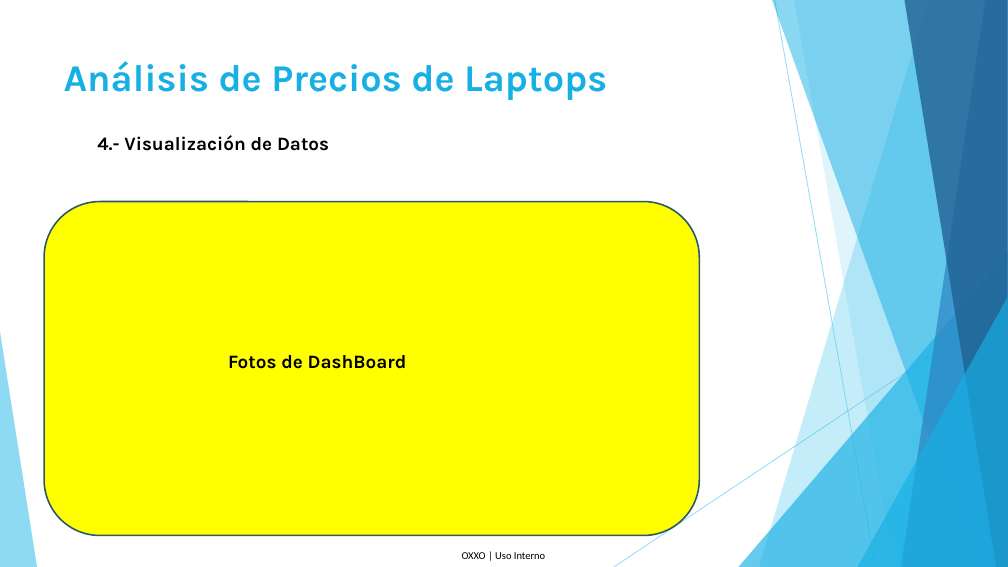
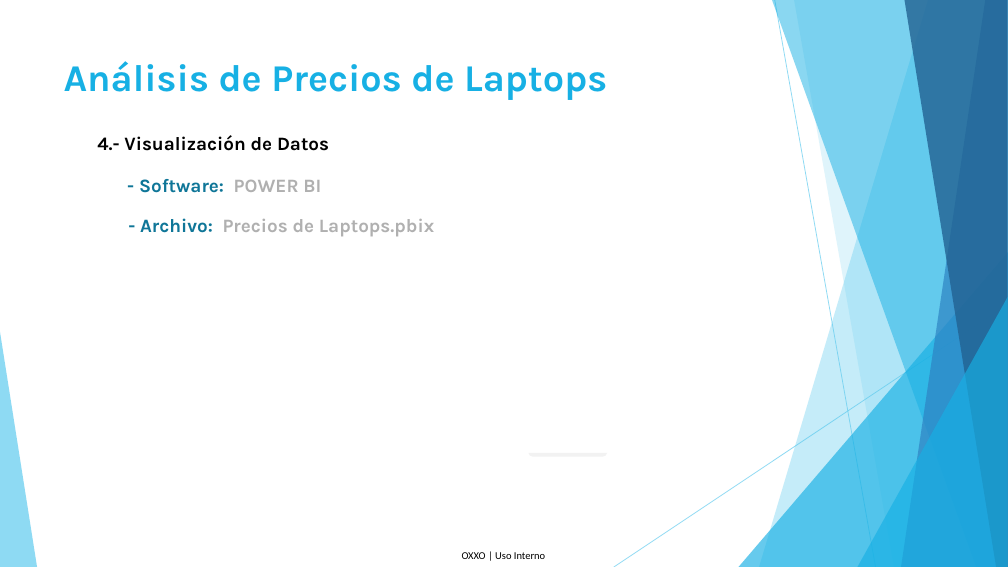
Before and after one commit to pinefox8383/Proyecto_Final_Diplomado, a slide deck: slide 9 of Presentación.pptx. Drawn at 1008x567 pixels with LibreOffice and Linux fonts; fonts in the diff are those of the drawing. Boxes give left, top, right and bottom in pixels: in the first picture for what was removed or moved away, otherwise in the second. Text is boxed around its words. In the diff, an @@ line names an element or a change of style, - is before the commit and + after.

```diff
--- a/Presentación.pptx
+++ b/Presentación.pptx
@@ text added at (139,179,321,193), 18 pt, text #0F7698, bold @@
+- Software: POWER BI
@@ rounded rectangle removed at (44,202,699,536) @@
@@ text added at (140,218,434,236), 18 pt, text #B0B0B0, bold @@
+- Archivo: Precios de Laptops.pbix
@@ text removed at (228,355,407,369) @@
-Fotos de DashBoard
@@ freeform shape added at (529,453,607,457), fill #F2F2F2 @@
```
